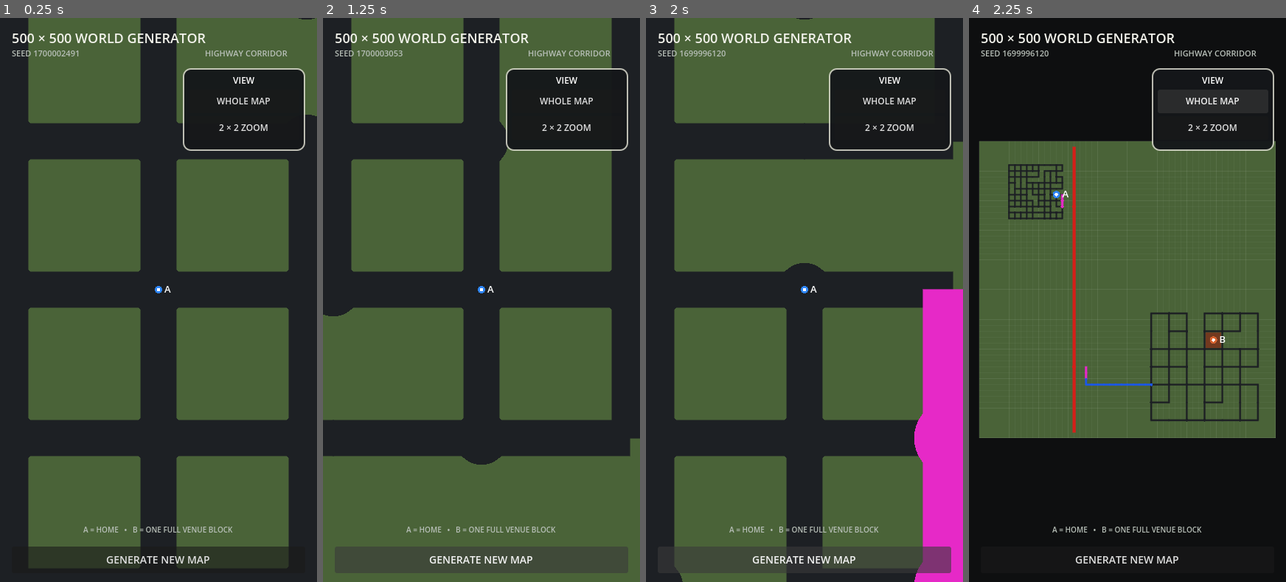
Above: before the commit, frames 1-4 (left to right).
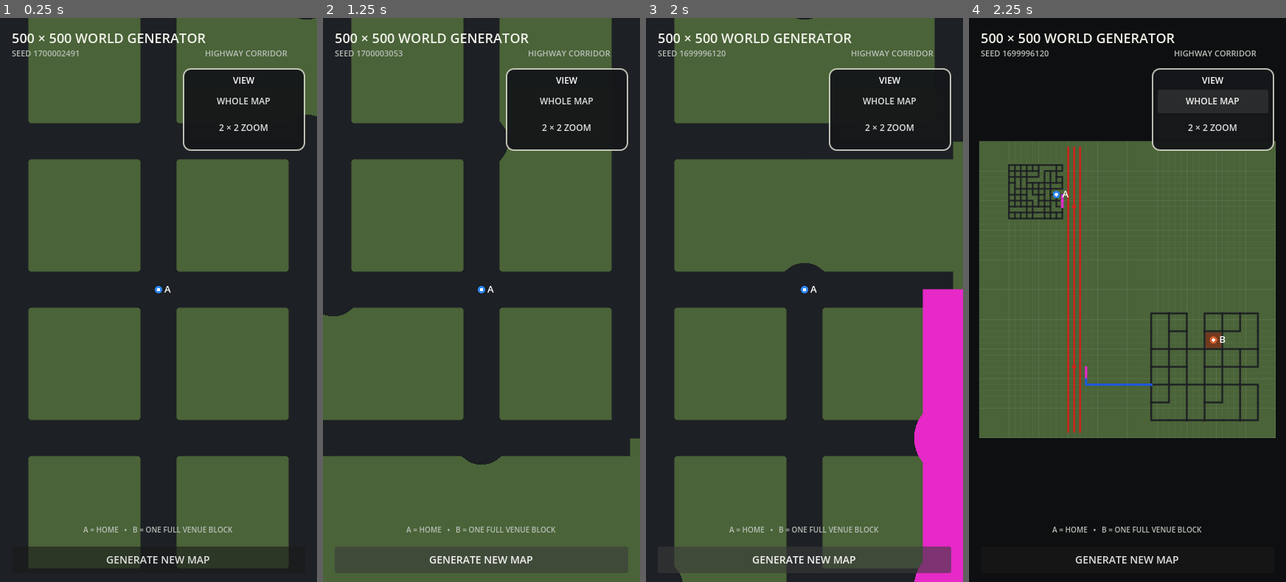
Above: after the commit, the same moments.

Repository: patrickcallahancomedy/comedian
Game: Godot game, scene res://scenes/drive/grid_world_prototype.tscn
Two runs of this game, one before a commit and one after it. Both use one fixed random seed, a clock stepped at 60 frames per second and the inputs below. This scene is started directly instead of the project's main scene.
Inputs:
- Up to frame 1 (0.25 s): no input
- Up to frame 2 (1.25 s): click "GENERATE NEW MAP" at 0.5 s
- Up to frame 3 (2 s): click "GENERATE NEW MAP" at 1.25 s
- Up to frame 4 (2.25 s): click "WHOLE MAP" at 2 s

Frames 1-3 are identical in both runs. In frame 4, 1.2% of the frame differs, in the area x 30-36%, y 22-74%.

Commit message:
Render highway as three lanes beside pink auxiliary lane

Diff:
--- a/godot/scripts/drive/grid_world_map.gd
+++ b/godot/scripts/drive/grid_world_map.gd
@@ -224,8 +224,11 @@
 					width = 4.0
 					color = RAMP_COLOR
 				generator.RoadClass.HIGHWAY:
-					width = 5.2
-					color = HIGHWAY_COLOR
+					_draw_three_lane_highway(
+						Vector2(generator.nodes[a]),
+						Vector2(generator.nodes[b])
+					)
+					continue
 
 			draw_line(
 				_world_to_screen(
@@ -269,6 +272,27 @@
 		)
 
 
+func _draw_three_lane_highway(start: Vector2, finish: Vector2) -> void:
+	# The logical highway stays one graph corridor for now, but the prototype
+	# displays three drivable lanes. Pink sits one more lane-width outside.
+	var lane_spacing := 10.0
+	var perpendicular := Vector2.ZERO
+	if is_equal_approx(start.y, finish.y):
+		perpendicular = Vector2(0.0, 1.0)
+	else:
+		perpendicular = Vector2(1.0, 0.0)
+
+	for lane_offset in [-lane_spacing, 0.0, lane_spacing]:
+		var offset: Vector2 = perpendicular * float(lane_offset)
+		draw_line(
+			_world_to_screen(start + offset),
+			_world_to_screen(finish + offset),
+			HIGHWAY_COLOR,
+			maxf(1.0, 3.0 * map_scale),
+			true
+		)
+
+
 func _strongest_node_class(node_id: int) -> int:
 	var strongest := generator.RoadClass.NEIGHBORHOOD
 
